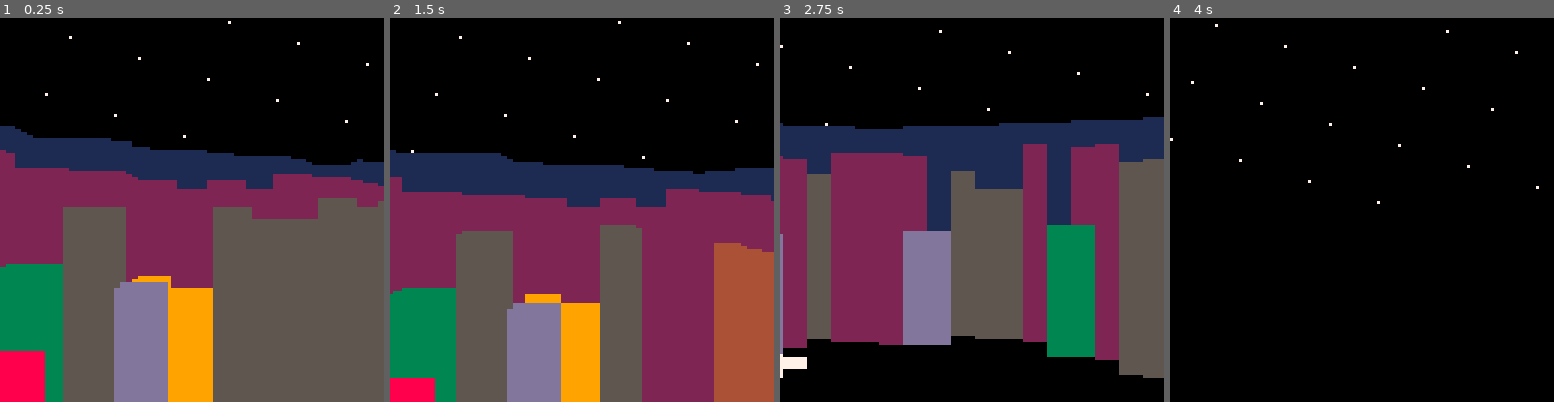
Above: before the commit, frames 1-4 (left to right).
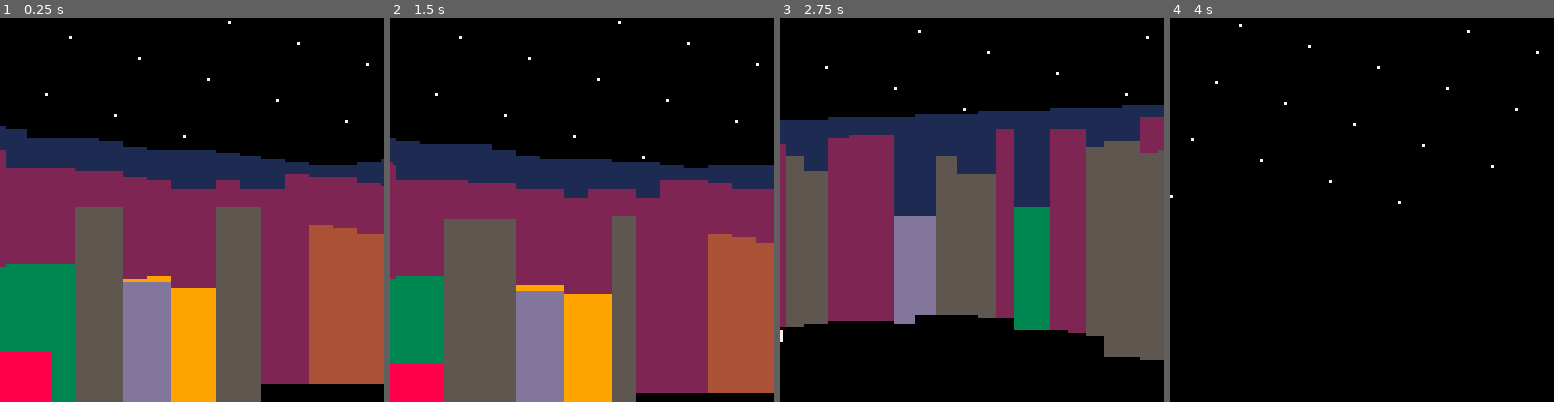
Above: after the commit, the same moments.

Repository: jcwilk/mandel3
Game: PICO-8 cartridge mandel3.p8
Two runs of this game, one before a commit and one after it. Both use one fixed random seed, a clock stepped at 60 frames per second and the inputs below.
Inputs:
- Up to frame 1 (0.25 s): no input
- Up to frame 2 (1.5 s): tap X (X key) at 0.33, 1.07 s; tap O (Z key) at 0.7 s
- Up to frame 3 (2.75 s): hold Right 1.6-2.1 s; tap O (Z key) at 1.7, 2.1, 2.5 s; tap X (X key) at 1.85 s; hold Up 2.15-2.42 s; hold Right from 2.47 s (still down)
- Up to frame 4 (4 s): tap O (Z key) at 2.9, 3.3, 3.7 s; tap X (X key) at 2.97 s; release Right at 3.03 s; hold Left 3.08-3.58 s; hold Down 3.63-3.97 s

The runs differ from the first frame. In frame 1, 20% of the frame differs, in the area x 1-100%, y 28-100%; in frame 2, 13%; in frame 3, 33%, in the area x 0-100%, y 3-94%; in frame 4, 0.2%.

Commit message:
Do some code surgery in anticipation of coroutines

Diff:
--- a/mandel3.p8
+++ b/mandel3.p8
@@ -35,6 +35,8 @@
     coords=makevec2d(-0.5,0),
     bearing=makeangle(0)
   }
+
+  buffer_manager = build_buffer_manager()
 end
 
 function _update60()
@@ -115,135 +117,161 @@
 end
 
 function raycast_walls()
-  local buffer_percent=.2
-  local start_time=stat(1)
-  local total_time
   skipped_columns=0
 
-  local pa,pv,currx,curry,found,intx,inty,xstep,ystep,distance
   local screenx=0
-  if changed_position then
-    cached_grid={}
-    total_time=1
-  else
-    total_time=4
-  end
-  --total_time-=.25
-
-  local alotted_time=total_time-start_time
-  local buffer_time=buffer_percent*alotted_time
-  start_time+=buffer_time
-  alotted_time-=buffer_time
+  -- if changed_position then
+  --   cached_grid={}
+  --   total_time=1
+  -- else
+  --   total_time=4
+  -- end
 
   local draw_width
   largest_width=0
   local angle_from_ground = 1/4 - field_of_view/2
 
+  buffer_manager:reset_state()
+
   while screenx<=127 do
-    behind_time=stat(1)-(start_time+screenx/127*alotted_time-buffer_time)
-    draw_width=128*behind_time/alotted_time
+    draw_width=128*buffer_manager:skip_ratio(screenx/128)
     draw_width=flr(mid(1,8,draw_width))
     if force_draw_width then
       draw_width=force_draw_width
     end
     largest_width=max(largest_width,draw_width)
     skipped_columns+=draw_width-1
-
-    pa=screenx_to_angle(screenx+(draw_width-1)/2)
-    pv=pa:tovector()
-    --printh("vec"..tostr(pv.x)..","..tostr(pv.y))
-
-    currx=round(player.coords.x/grid_size)*grid_size
-    curry=round(player.coords.y/grid_size)*grid_size
-    xstep = towinf(pv.x)*grid_size
-    ystep = towinf(pv.y)*grid_size
-
-    -- TODO: make this stuff work with the variable grid size
-    -- take the largest coord difference from player coord (eg, if most of the difference is across x, then take x difference)
-    -- for some number Z indicating how big the grid is, make the grid ceil(x_difference/Z)
-    -- that way it won't switch grids in the middle of a larger grid
-    -- for this to work, the result needs to be only powers of 2... or rather, each new grid size needs to be double the last
-    -- haven't figured out whether the raw value should be rounded up to the next power of two or down to the last
-
-    if abs(pv.x) > abs(pv.y) then
-      intx= currx - xstep/2
+    raycast_pixel_column(screenx+round((draw_width-1)/2), screenx, draw_width)
+    screenx+=draw_width
+  end
+end
+
+function raycast_pixel_column(calc_screenx,screenx,draw_width)
+  local pa,pv,currx,curry,found,intx,inty,xstep,ystep,distance
+
+  pa=screenx_to_angle(screenx+(draw_width-1)/2)
+  pv=pa:tovector()
+  --printh("vec"..tostr(pv.x)..","..tostr(pv.y))
+
+  currx=round(player.coords.x/grid_size)*grid_size
+  curry=round(player.coords.y/grid_size)*grid_size
+  xstep=towinf(pv.x)*grid_size
+  ystep=towinf(pv.y)*grid_size
+
+  -- TODO: make this stuff work with the variable grid size
+  -- take the largest coord difference from player coord (eg, if most of the difference is across x, then take x difference)
+  -- for some number Z indicating how big the grid is, make the grid ceil(x_difference/Z)
+  -- that way it won't switch grids in the middle of a larger grid
+  -- for this to work, the result needs to be only powers of 2... or rather, each new grid size needs to be double the last
+  -- haven't figured out whether the raw value should be rounded up to the next power of two or down to the last
+
+  if abs(pv.x) > abs(pv.y) then
+    intx= currx - xstep/2
+    distance = (intx - player.coords.x) / pv.x
+    inty= player.coords.y + distance * pv.y
+  else
+    inty= curry - ystep/2
+    distance = (inty - player.coords.y) / pv.y
+    intx= player.coords.x + distance * pv.x
+  end
+
+  found=false
+
+  local height
+  local distance_to_pixel_col = 1 / cos((pa-player.bearing).val)
+  local lowest_y = 128
+  --printh(distance)
+  debugged=false
+  local current_draw_distance=draw_distance*player_height
+  local current_max_iterations=max_iterations
+  local blocker_ratio=false
+
+  while not found and distance < current_draw_distance do
+    if (currx + xstep/2 - intx) / pv.x < (curry + ystep/2 - inty) / pv.y then
+      intx= currx + xstep/2
       distance = (intx - player.coords.x) / pv.x
       inty= player.coords.y + distance * pv.y
+      currx+= xstep
     else
-      inty= curry - ystep/2
+      inty= curry + ystep/2
       distance = (inty - player.coords.y) / pv.y
       intx= player.coords.x + distance * pv.x
-    end
-
-    found=false
-
-    local height
-    local distance_to_pixel_col = 1 / cos((pa-player.bearing).val)
-    local lowest_y = 128
-    --printh(distance)
-    debugged=false
-    local current_draw_distance=draw_distance*player_height
-    local current_max_iterations=max_iterations
-    local blocker_ratio=false
-
-    while not found and distance < current_draw_distance do
+      curry+= ystep
+    end
+
+    iterations = mandelbrot(currx, curry, current_max_iterations)
+
+    height = max_wall_height*(1-iterations/max_iterations)
+    relative_height = height - player_height
+
+    if relative_height < 0 then
+      -- hack to make the distance calculated to the far wall rather than close wall for if we can see the top so it doesn't look empty
+      -- distance gets overwritten each iteration so this is (for now) fine to do
+      -- there's probably a more efficient way to do this, but screw it
       if (currx + xstep/2 - intx) / pv.x < (curry + ystep/2 - inty) / pv.y then
-        intx= currx + xstep/2
-        distance = (intx - player.coords.x) / pv.x
-        inty= player.coords.y + distance * pv.y
-        currx+= xstep
+        distance = (currx + xstep/2 - player.coords.x) / pv.x
       else
-        inty= curry + ystep/2
-        distance = (inty - player.coords.y) / pv.y
-        intx= player.coords.x + distance * pv.x
-        curry+= ystep
-      end
-
-      iterations = mandelbrot(currx, curry, current_max_iterations)
-
-      height = max_wall_height*(1-iterations/max_iterations)
-      relative_height = height - player_height
-
-      if relative_height < 0 then
-        -- hack to make the distance calculated to the far wall rather than close wall for if we can see the top so it doesn't look empty
-        -- distance gets overwritten each iteration so this is (for now) fine to do
-        -- there's probably a more efficient way to do this, but screw it
-        if (currx + xstep/2 - intx) / pv.x < (curry + ystep/2 - inty) / pv.y then
-          distance = (currx + xstep/2 - player.coords.x) / pv.x
-        else
-          distance = (curry + ystep/2 - player.coords.y) / pv.y
-        end
-      end
-
-      screen_distance_from_center = relative_height * distance_to_pixel_col/distance
-      if debug and screenx == 64 and not debugged then
-        debugged=true
-        --printh("screenx")
-        --printh(distance_to_pixel_col)
-      end
-      pixels_from_center = 128 * screen_distance_from_center/screen_width
-      screeny = round(63.5 - pixels_from_center)
-
-      if screeny < lowest_y then
-        blocker_ratio = relative_height / distance
-
-        if relative_height > 0 then
-          current_draw_distance=min(current_draw_distance,distance * (max_wall_height-player_height)/relative_height)
-        end
-
-        rectfill(screenx, lowest_y-1, screenx+draw_width-1, screeny, colors[1+flr((iterations/max_iterations)^2*15)])
-        lowest_y = screeny
-      end
-
-      if blocker_ratio then
-        min_height = player_height + blocker_ratio * distance
-        current_max_iterations = max_iterations * (-1 * min_height / max_wall_height + 1)
-      end
-    end
-
-    screenx+=draw_width
-  end
-end
+        distance = (curry + ystep/2 - player.coords.y) / pv.y
+      end
+    end
+
+    screen_distance_from_center = relative_height * distance_to_pixel_col/distance
+    if debug and screenx == 64 and not debugged then
+      debugged=true
+      --printh("screenx")
+      --printh(distance_to_pixel_col)
+    end
+    pixels_from_center = 128 * screen_distance_from_center/screen_width
+    screeny = round(63.5 - pixels_from_center)
+
+    if screeny < lowest_y then
+      blocker_ratio = relative_height / distance
+
+      if relative_height > 0 then
+        current_draw_distance=min(current_draw_distance,distance * (max_wall_height-player_height)/relative_height)
+      end
+
+      rectfill(screenx, lowest_y-1, screenx+draw_width-1, screeny, colors[1+flr((iterations/max_iterations)^2*15)])
+      lowest_y = screeny
+    end
+
+    if blocker_ratio then
+      min_height = player_height + blocker_ratio * distance
+      current_max_iterations = max_iterations * (-1 * min_height / max_wall_height + 1)
+    end
+  end
+
+  return draw_width
+end
+
+build_buffer_manager = (function()
+  local buffer_percent=.2
+  local total_time=1 -- todo - make this longer when stationary
+
+  local function reset_state(obj)
+    obj.start_time=stat(1)
+    obj.alotted_time=total_time-obj.start_time
+
+    obj.start_time+=buffer_percent*obj.alotted_time
+    obj.alotted_time-=buffer_percent*obj.alotted_time
+  end
+
+  local function skip_ratio(obj,progress_ratio)
+    --behind_time=stat(1)-(obj.start_time+progress_ratio*obj.alotted_time-obj.buffer_time)
+    --skip_ratio=behind_time/obj.alotted_time
+    --v reduced from ^
+    return (stat(1)-obj.start_time)/obj.alotted_time + buffer_percent - progress_ratio
+  end
+
+  return function()
+    local obj={
+      reset_state=reset_state,
+      skip_ratio=skip_ratio
+    }
+    obj:reset_state()
+    return obj
+  end
+end)()
 
 cached_grid={}
 function mandelbrot(x, y, current_max_iterations)
